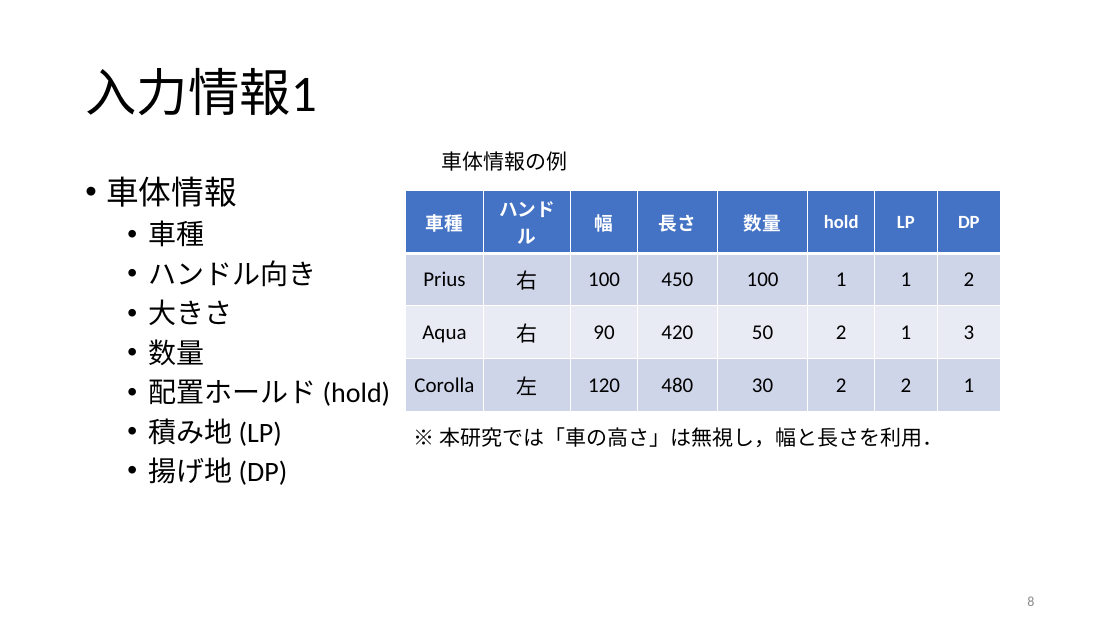
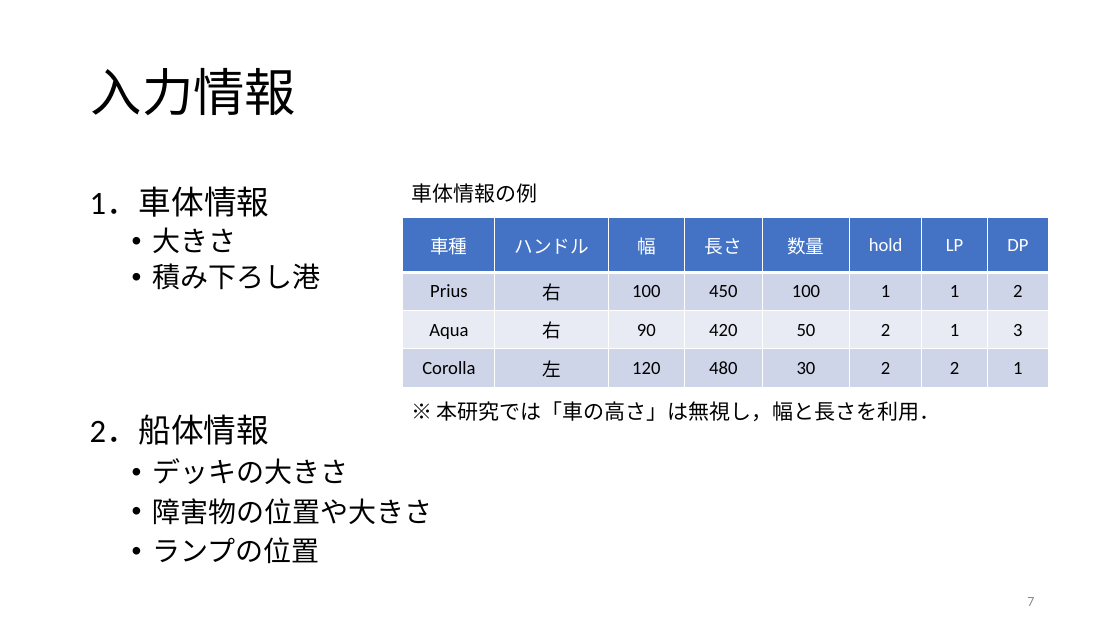
Before and after one commit to r-kurosu/kline, a slide deck: slide 7 of 卒論発表用スライド.pptx (slide 8 before the commit). Drawn at 1120x630 pixels with LibreOffice and Linux fonts; fonts in the diff are those of the drawing. Boxes give left, top, right and bottom in pixels: in the first picture for what was removed or moved away, otherwise in the second. Text is boxed around its words. In the diff, an @@ line names an element or a change of style, - is before the commit and + after.

```diff
--- a/卒論発表用スライド.pptx
+++ b/卒論発表用スライド.pptx
@@ title at [91, 68, 296, 115]: text changed @@
-入力情報1
+入力情報
@@ text removed at [106, 176, 391, 485] @@
-• 車体情報
-  • 車種
-  • ハンドル向き
-  • 大きさ
-  • 数量
-  • 配置ホールド (hold)
-  • 積み地 (LP)
-  • 揚げ地 (DP)
@@ text "車体情報の例": place and size @@
-text "車体情報の例" at [441, 151, 567, 171]
+text "車体情報の例" at [411, 183, 537, 203]
@@ text added at [90, 188, 321, 290], 24 pt, text #000000 @@
+1．車体情報
+  • 大きさ
+  • 積み下ろし港
@@ table at [403, 218, 1049, 387] @@
@@ bold off in "車種", "ハンドル", "幅", "長さ" and 4 more places @@
@@ size 18 to 16 pt in "Prius", "右", "100", "450" and 20 more places @@
@@ table: place and size @@
-table at [405, 191, 1002, 402]
+table at [403, 218, 1049, 387]
@@ text added at [90, 415, 433, 564], 24 pt, text #000000 @@
+2．船体情報
+  • デッキの大きさ
+  • 障害物の位置や大きさ
+  • ランプの位置
@@ text "※ 本研究では「車の高さ」は無視し，幅と長さを利用．": place and size @@
-text "※ 本研究では「車の高さ」は無視し，幅と長さを利用．" at [439, 427, 943, 447]
+text "※ 本研究では「車の高さ」は無視し，幅と長さを利用．" at [437, 401, 941, 421]
@@ page number at [1027, 597, 1034, 606]: text changed @@
-8
+7
```
Also in this commit, not shown: 4 other slides changed, 2 slides removed.
